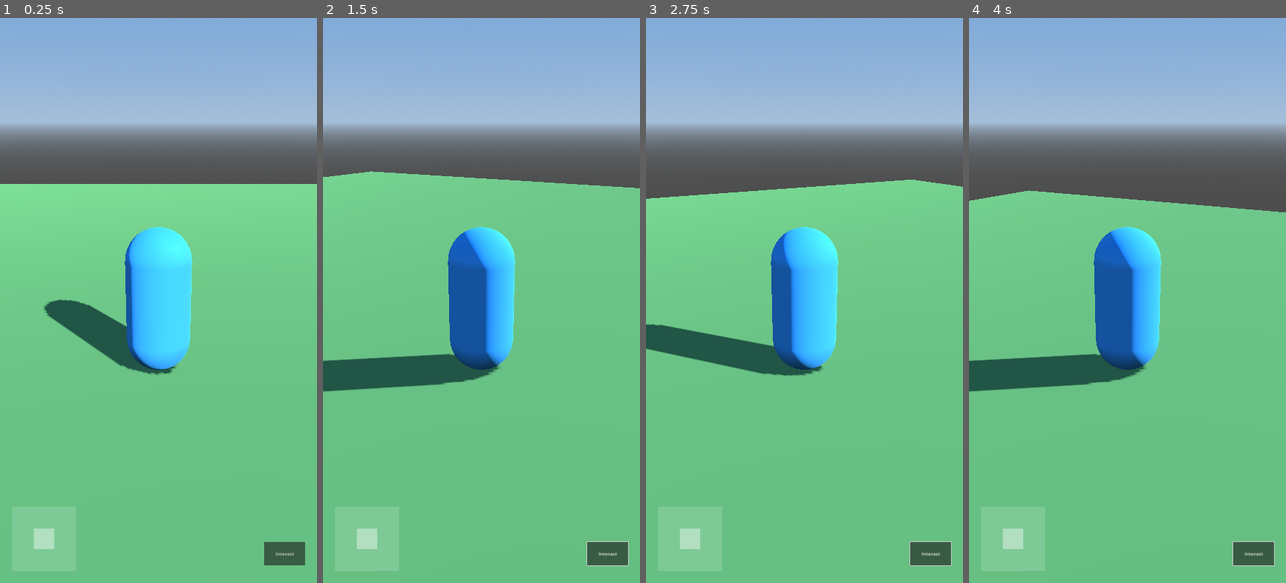
Above: before the commit, frames 1-4 (left to right).
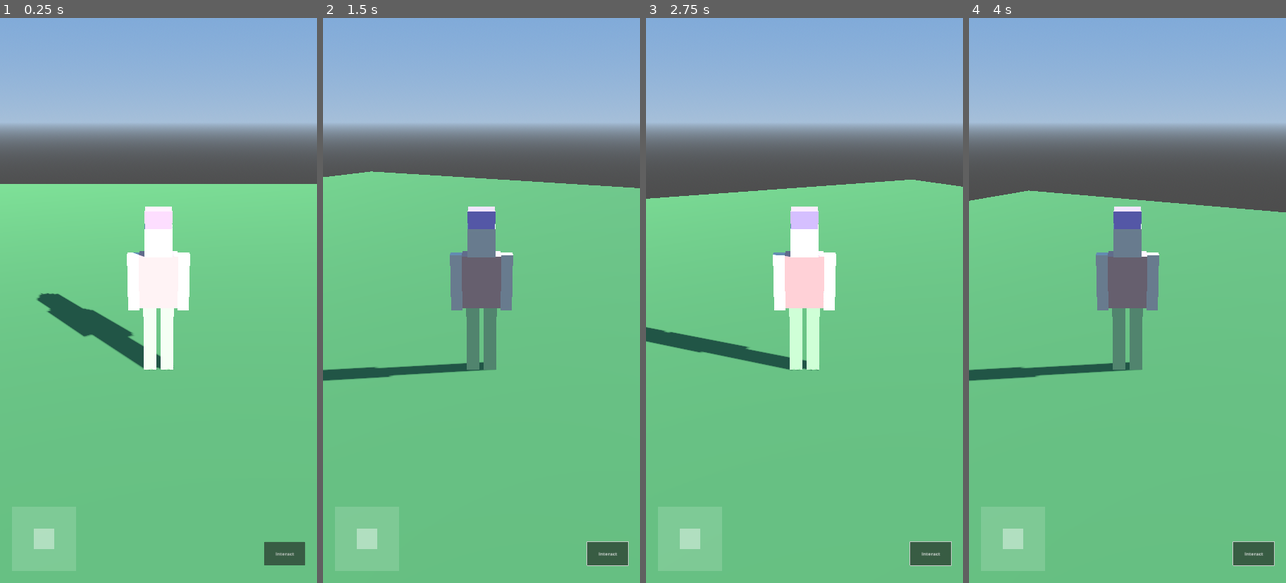
Above: after the commit, the same moments.

Repository: parpocel/Gra
Game: Godot game, scene res://scenes/World.tscn
Same seed, same stepped clock (60 frames per second), same inputs: the game is played once before the commit and once after it.
Inputs (mouse positions are in pixels of both pictures, inside the frame that each line leads up to):
- Up to frame 1 (0.25 s): no input
- Up to frame 2 (1.5 s): click "Interact" at 0.5 s; tap Enter at 1.25 s; move the mouse to (497, 300) at 1.27 s; hold W (move_forward) from 1.28 s (still down); tap E (interact) at 1.35 s
- Up to frame 3 (2.75 s): keep holding W (move_forward); move the mouse to (788, 300) at 2.02 s; tap E (interact) at 2.1 s
- Up to frame 4 (4 s): keep holding W (move_forward); move the mouse to (1133, 289) at 2.77 s; tap E (interact) at 2.85, 3.6 s; move the mouse to (1124, 311) at 3.52 s

The runs differ from the first frame. In frame 1, 5.8% of the frame differs, in the area x 11-61%, y 33-64%; in frame 2, 6.9%; in frame 3, 6.3%; in frame 4, 6.9%, in the area x 0-61%, y 33-67%.

Commit message:
Add procedural low-poly character and fix touch movement
- tools/blender/generate_character.py: headless Blender script that
  builds a randomized blocky low-poly humanoid and exports it as glTF
- Player now uses the generated character.glb instead of the capsule
  placeholder, offset so its feet-at-origin convention lines up with
  the capsule collider
- Fixed player.gd: OS.has_feature("mobile") is false for the Web
  export running in a mobile browser, so it was capturing the mouse
  and routing every drag (including on the joystick) to camera look.
  Switched to DisplayServer.is_touchscreen_available() so touch
  devices correctly leave the joystick driving movement.

Co-Authored-By: Claude Sonnet 5 <noreply@anthropic.com>
Claude-Session: https://claude.ai/code/session_01DTqVLqPwuisfZzEYdZabaj

Diff:
--- a/scenes/Player.tscn
+++ b/scenes/Player.tscn
@@ -1,17 +1,11 @@
-[gd_scene load_steps=6 format=3]
+[gd_scene load_steps=5 format=3]
 
 [ext_resource type="Script" path="res://scripts/player.gd" id="1"]
+[ext_resource type="PackedScene" path="res://assets/models/character.glb" id="2"]
 
 [sub_resource type="CapsuleShape3D" id="CapsuleShape3D_body"]
 radius = 0.4
 height = 1.8
-
-[sub_resource type="CapsuleMesh" id="CapsuleMesh_body"]
-radius = 0.4
-height = 1.8
-
-[sub_resource type="StandardMaterial3D" id="StandardMaterial3D_body"]
-albedo_color = Color(0.2, 0.6, 0.9, 1)
 
 [sub_resource type="SphereShape3D" id="SphereShape3D_cam"]
 radius = 0.3
@@ -22,11 +16,10 @@
 [node name="CollisionShape3D" type="CollisionShape3D" parent="."]
 shape = SubResource("CapsuleShape3D_body")
 
-[node name="MeshInstance3D" type="MeshInstance3D" parent="."]
-mesh = SubResource("CapsuleMesh_body")
-surface_material_override/0 = SubResource("StandardMaterial3D_body")
+[node name="ModelRoot" type="Node3D" parent="."]
+transform = Transform3D(1, 0, 0, 0, 1, 0, 0, 0, 1, 0, -0.9, 0)
 
-[node name="ModelRoot" type="Node3D" parent="."]
+[node name="Character" parent="ModelRoot" instance=ExtResource("2")]
 
 [node name="CameraPivot" type="Node3D" parent="."]
 rotation_degrees = Vector3(-20, 0, 0)
--- a/scripts/player.gd
+++ b/scripts/player.gd
@@ -14,7 +14,7 @@
 
 func _ready() -> void:
 	MobileInput.interact_pressed.connect(_on_interact)
-	if not OS.has_feature("mobile"):
+	if not DisplayServer.is_touchscreen_available():
 		Input.mouse_mode = Input.MOUSE_MODE_CAPTURED
 
 
Binary file added: assets/models/character.glb
Not shown, added: assets/models/character.glb.import
Not shown, added: tools/blender/generate_character.py
Not shown, added: tools/blender/render_preview.py
